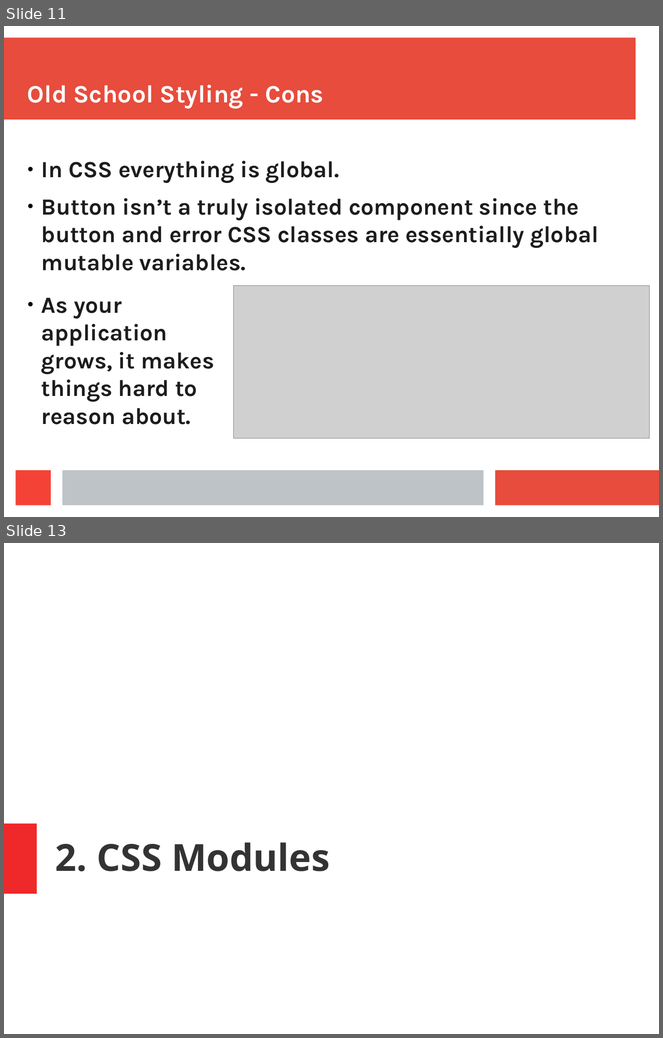
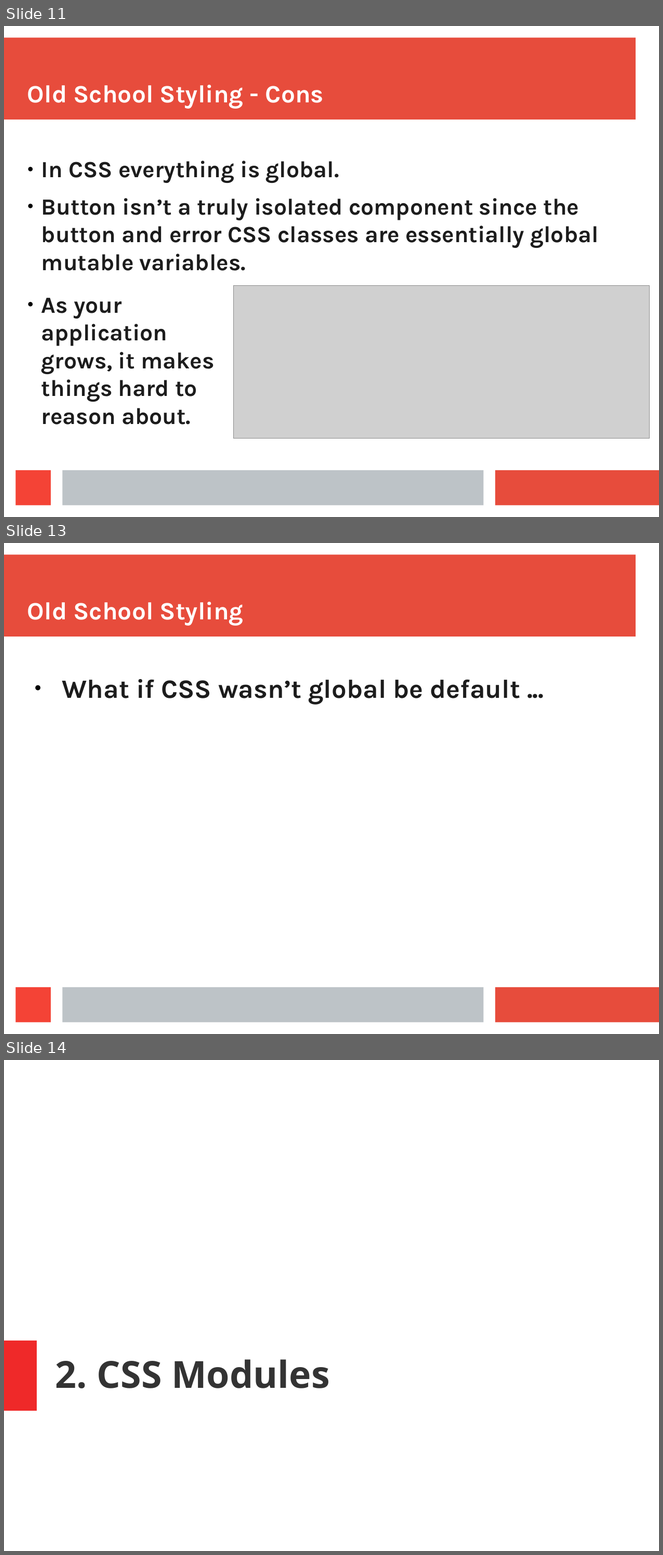
Before and after one commit to aruberto/styling-javascript-components, a slide deck: styling_react_components.odp. Shown one above the other, each under a label of ours: slides 11 and 13 before the commit, slides 11, 13 and 14 after it; the slides between them are not shown. The pictures are 663x1038 and 663x1555 pixels, drawn with LibreOffice and Linux fonts; fonts in the diff are those of the drawing; grey boxes stand for pictures. Boxes give left, top, right and bottom in pixels: in the first picture for what was removed or moved away, otherwise in the second. Text is boxed around its words. In the diff, an @@ line names an element or a change of style, - is before the commit and + after.

```diff
--- a/styling_react_components.odp
+++ b/styling_react_components.odp
@@ slide 13 added at <box>4,543,659,1034</box>, background #FFFFFF; not listed: 4 template elements that a slide beside it also shows @@
@@ title added at <box>27,602,244,626</box>, 30.1 pt, text #FFFFFF, bold @@
+Old School Styling
@@ text added at <box>62,679,520,704</box>, 32 pt, text #1C1C1C, bold @@
+● What if CSS wasn’t global be default ...
@@ what was slide 13 is now slide 14 @@
```
Also in this commit, not shown: 4 slides changed.
